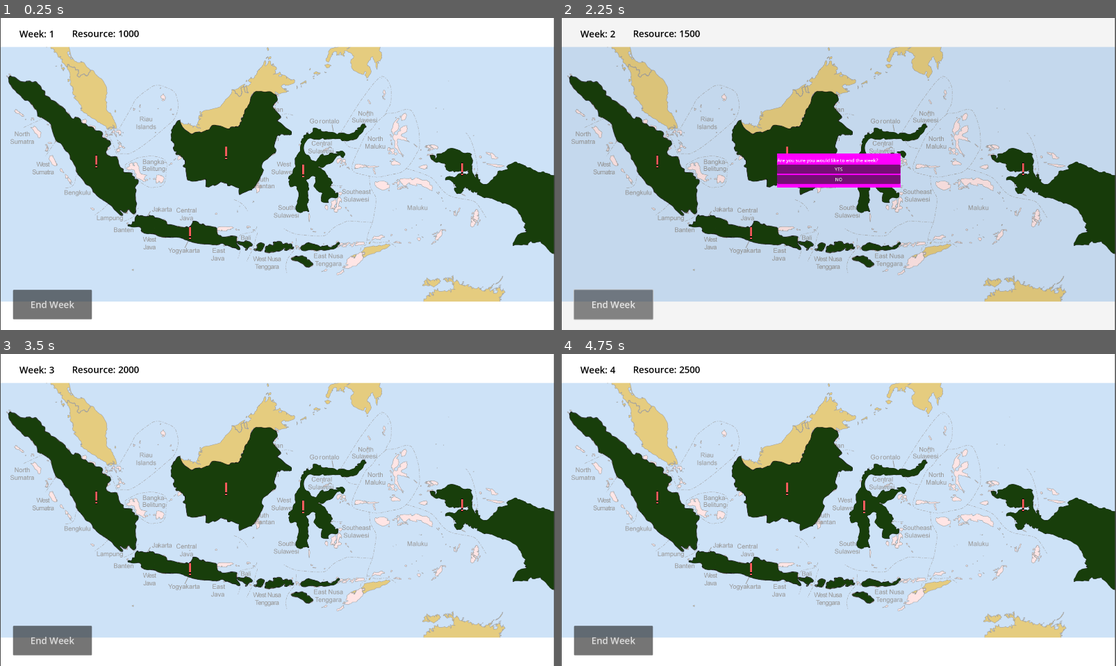
Above: before the commit, frames 1-4 (two rows, left to right).
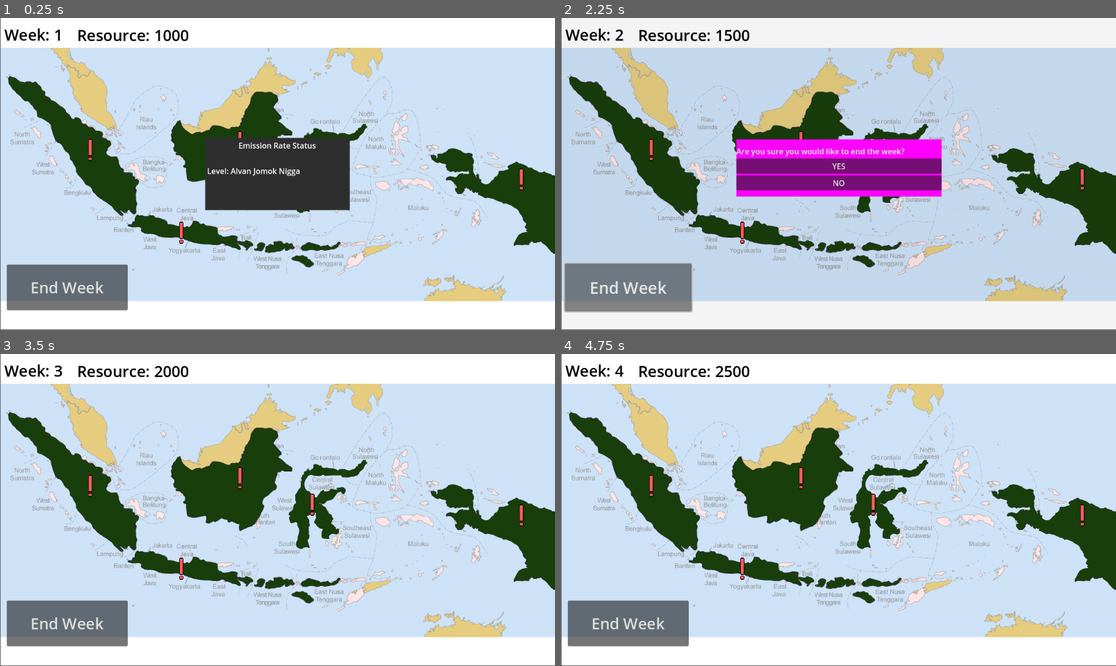
Above: after the commit, the same moments.

Repository: SSSalvan/O.M.G.A.M.M.A
Game: Godot game, scene res://scenes/main_gameplay.tscn
Two runs of this game, one before a commit and one after it. Both use one fixed random seed, a clock stepped at 60 frames per second and the inputs below. This scene is started directly instead of the project's main scene.
Inputs:
- Up to frame 1 (0.25 s): no input
- Up to frame 2 (2.25 s): click "End Week" at 0.5 s; click "YES" at 1.25 s; click "End Week" at 2 s
- Up to frame 3 (3.5 s): click "YES" at 2.75 s
- Up to frame 4 (4.75 s): click "End Week" at 3.5 s; click "YES" at 4.25 s

The runs differ from the first frame. In frame 1, 14% of the frame differs, in the area x 0-100%, y 0-100%; in frame 2, 13%; in frame 3, 8.8%; in frame 4, 8.8%.

Commit message:
Hover Show emission staus report

Diff:
--- a/calamity-control/project.godot
+++ b/calamity-control/project.godot
@@ -15,11 +15,9 @@
 config/features=PackedStringArray("4.3", "Forward Plus")
 config/icon="res://icon.svg"
 
-[display]
+[autoload]
 
-window/size/viewport_width=1920
-window/size/viewport_height=1080
-window/size/mode=4
+EmissionRateStatusPopup="*res://scenes/emission_rate_status_popup.tscn"
 
 [editor]
 
--- /dev/null
+++ b/calamity-control/scenes/emission_rate_status_popup.tscn
@@ -0,0 +1,40 @@
+[gd_scene load_steps=2 format=3 uid="uid://c85b04p6p35b4"]
+
+[sub_resource type="GDScript" id="GDScript_t7vq8"]
+script/source = "extends Control
+
+func StatusPopup(slot, item):
+	%EmissionRatePopUp.popup()
+
+func HideStatusPopup():
+	%EmissionRatePopUp.hide()
+"
+
+[node name="EmissionRateStatusPopup" type="Control"]
+layout_mode = 3
+anchors_preset = 0
+script = SubResource("GDScript_t7vq8")
+
+[node name="UI" type="CanvasLayer" parent="."]
+
+[node name="EmissionRatePopUp" type="PopupPanel" parent="UI"]
+unique_name_in_owner = true
+initial_position = 1
+size = Vector2i(300, 150)
+visible = true
+
+[node name="VBoxContainer" type="VBoxContainer" parent="UI/EmissionRatePopUp"]
+offset_left = 4.0
+offset_top = 4.0
+offset_right = 296.0
+offset_bottom = 146.0
+
+[node name="Label" type="Label" parent="UI/EmissionRatePopUp/VBoxContainer"]
+layout_mode = 2
+text = "Emission Rate Status"
+horizontal_alignment = 1
+
+[node name="Label2" type="Label" parent="UI/EmissionRatePopUp/VBoxContainer"]
+layout_mode = 2
+text = "
+Level: Alvan Jomok Nigga"
--- a/calamity-control/scenes/main_gameplay.tscn
+++ b/calamity-control/scenes/main_gameplay.tscn
@@ -1,14 +1,15 @@
-[gd_scene load_steps=7 format=3 uid="uid://ckdb64dsm6e8e"]
+[gd_scene load_steps=8 format=3 uid="uid://ckdb64dsm6e8e"]
 
 [ext_resource type="Texture2D" uid="uid://b6kte0p5qx4oy" path="res://assets/sprites/Indomap.png" id="1_o62m6"]
 [ext_resource type="Script" path="res://scripts/game_manager.gd" id="2_qg8ic"]
-[ext_resource type="Texture2D" uid="uid://op1m8qxb0iuq" path="res://assets/ui/Placeholder UI/Zhong_Xina.jpg" id="2_rvc38"]
 [ext_resource type="Texture2D" uid="uid://cnh1fpbju5oaf" path="res://assets/sprites/c28d9b63d3255b4355e0f4b18e3e80e5_t-Photoroom.png" id="3_xa1hq"]
 [ext_resource type="Script" path="res://scripts/province.gd" id="4_r8kal"]
+[ext_resource type="Script" path="res://scripts/animation_component.gd" id="5_a34ut"]
+[ext_resource type="PackedScene" uid="uid://dd23rciicmnkt" path="res://scenes/slot.tscn" id="6_04qc1"]
 
 [sub_resource type="CapsuleShape2D" id="CapsuleShape2D_r640c"]
 radius = 55.3432
-height = 361.506
+height = 325.149
 
 [node name="MainGameplay" type="Node2D"]
 
@@ -20,29 +21,13 @@
 metadata/_edit_use_anchors_ = true
 
 [node name="MapBackground" type="TextureRect" parent="Images"]
-layout_mode = 1
-anchors_preset = -1
-anchor_left = -9.575
-anchor_top = -5.475
-anchor_right = 9.5
-anchor_bottom = 5.425
+layout_mode = 0
 offset_left = -575.0
 offset_top = -324.0
 offset_right = 576.0
 offset_bottom = 323.0
 texture = ExtResource("1_o62m6")
 expand_mode = 2
-metadata/_edit_use_anchors_ = true
-
-[node name="Player_facecam" type="TextureRect" parent="Images"]
-visible = false
-layout_mode = 0
-offset_left = 394.0
-offset_top = 142.0
-offset_right = 575.0
-offset_bottom = 323.0
-texture = ExtResource("2_rvc38")
-expand_mode = 1
 
 [node name="GameManager" type="Node" parent="."]
 script = ExtResource("2_qg8ic")
@@ -50,31 +35,59 @@
 [node name="Area2D" type="Area2D" parent="GameManager"]
 
 [node name="CollisionShape2D" type="CollisionShape2D" parent="GameManager/Area2D"]
-position = Vector2(-627, -44)
+position = Vector2(-405, -60)
 rotation = -0.825563
 shape = SubResource("CapsuleShape2D_r640c")
+
+[node name="Sumatra" type="Sprite2D" parent="GameManager"]
+position = Vector2(-388, -50)
+scale = Vector2(0.108824, 0.142647)
+texture = ExtResource("3_xa1hq")
+script = ExtResource("4_r8kal")
+
+[node name="Kalimantan" type="Sprite2D" parent="GameManager"]
+position = Vector2(-77, -66)
+scale = Vector2(0.108824, 0.142647)
+texture = ExtResource("3_xa1hq")
+script = ExtResource("4_r8kal")
+
+[node name="Papua" type="Sprite2D" parent="GameManager"]
+position = Vector2(507, 11)
+scale = Vector2(0.108824, 0.142647)
+texture = ExtResource("3_xa1hq")
+script = ExtResource("4_r8kal")
+
+[node name="Jawa" type="Sprite2D" parent="GameManager"]
+position = Vector2(-199, 122)
+scale = Vector2(0.108824, 0.142647)
+texture = ExtResource("3_xa1hq")
+script = ExtResource("4_r8kal")
+
+[node name="Sulawesi" type="Sprite2D" parent="GameManager"]
+position = Vector2(73, -11)
+scale = Vector2(0.108824, 0.142647)
+texture = ExtResource("3_xa1hq")
+script = ExtResource("4_r8kal")
 
 [node name="Camera2D" type="Camera2D" parent="GameManager"]
 
 [node name="Week Counter" type="Label" parent="GameManager"]
-offset_left = -893.0
-offset_top = -508.0
-offset_right = -773.0
-offset_bottom = -463.0
+offset_left = -567.0
+offset_top = -312.0
+offset_right = -447.0
+offset_bottom = -267.0
 theme_override_colors/font_color = Color(0, 0, 0, 1)
 theme_override_font_sizes/font_size = 32
 text = "Week: x"
-metadata/_edit_use_anchors_ = true
 
 [node name="Resource Counter" type="Label" parent="GameManager"]
-offset_left = -711.0
-offset_top = -509.0
-offset_right = -534.0
-offset_bottom = -464.0
+offset_left = -416.0
+offset_top = -311.0
+offset_right = -296.0
+offset_bottom = -266.0
 theme_override_colors/font_color = Color(0, 0, 0, 1)
 theme_override_font_sizes/font_size = 32
 text = "Resource: x"
-metadata/_edit_use_anchors_ = true
 
 [node name="User Interface" type="Control" parent="GameManager"]
 layout_mode = 3
@@ -83,49 +96,54 @@
 offset_top = 179.0
 offset_right = -537.0
 offset_bottom = 219.0
-metadata/_edit_use_anchors_ = true
-
-[node name="Sumatra" type="Sprite2D" parent="GameManager/User Interface"]
-position = Vector2(-53, -222)
-scale = Vector2(0.108824, 0.142647)
-texture = ExtResource("3_xa1hq")
-script = ExtResource("4_r8kal")
-
-[node name="Kalimantan" type="Sprite2D" parent="GameManager/User Interface"]
-position = Vector2(396, -252)
-scale = Vector2(0.108824, 0.142647)
-texture = ExtResource("3_xa1hq")
-script = ExtResource("4_r8kal")
-
-[node name="Papua" type="Sprite2D" parent="GameManager/User Interface"]
-position = Vector2(1212, -196)
-scale = Vector2(0.108824, 0.142647)
-texture = ExtResource("3_xa1hq")
-script = ExtResource("4_r8kal")
-
-[node name="Jawa" type="Sprite2D" parent="GameManager/User Interface"]
-position = Vector2(271, 25)
-scale = Vector2(0.108824, 0.142647)
-texture = ExtResource("3_xa1hq")
-script = ExtResource("4_r8kal")
-
-[node name="Sulawesi" type="Sprite2D" parent="GameManager/User Interface"]
-position = Vector2(662, -190)
-scale = Vector2(0.108824, 0.142647)
-texture = ExtResource("3_xa1hq")
-script = ExtResource("4_r8kal")
 
 [node name="End Week" type="Button" parent="GameManager/User Interface"]
-layout_mode = 1
-anchors_preset = -1
-anchor_left = -9.5
-anchor_top = 5.55
-anchor_right = -9.5
-anchor_bottom = 5.55
-offset_right = 273.0
-offset_bottom = 102.0
+layout_mode = 0
+offset_left = 11.0
+offset_top = 9.0
+offset_right = 262.0
+offset_bottom = 104.0
 theme_override_font_sizes/font_size = 32
 text = "End Week"
-metadata/_edit_use_anchors_ = true
+
+[node name="AnimationComponent" type="Node" parent="GameManager/User Interface/End Week"]
+script = ExtResource("5_a34ut")
+hover_scale = Vector2(1.05, 1.05)
+transition_type = 6
+
+[node name="Slot" parent="GameManager" instance=ExtResource("6_04qc1")]
+modulate = Color(1, 1, 1, 0)
+offset_left = -422.0
+offset_top = -86.0
+offset_right = -1509.0
+offset_bottom = -662.0
+
+[node name="Slot2" parent="GameManager" instance=ExtResource("6_04qc1")]
+modulate = Color(1, 1, 1, 0)
+offset_left = 48.0
+offset_top = -48.0
+offset_right = -1057.0
+offset_bottom = -626.0
+
+[node name="Slot3" parent="GameManager" instance=ExtResource("6_04qc1")]
+modulate = Color(1, 1, 1, 0)
+offset_left = -221.0
+offset_top = 73.0
+offset_right = -1272.0
+offset_bottom = -469.0
+
+[node name="Slot4" parent="GameManager" instance=ExtResource("6_04qc1")]
+modulate = Color(1, 1, 1, 0)
+offset_left = 454.0
+offset_top = -34.0
+offset_right = -599.0
+offset_bottom = -584.0
+
+[node name="Slot5" parent="GameManager" instance=ExtResource("6_04qc1")]
+modulate = Color(1, 1, 1, 0)
+offset_left = -112.0
+offset_top = -106.0
+offset_right = -1197.0
+offset_bottom = -680.0
 
 [connection signal="pressed" from="GameManager/User Interface/End Week" to="GameManager" method="_on_end_week_pressed"]
--- a/calamity-control/scenes/main_menu.tscn
+++ b/calamity-control/scenes/main_menu.tscn
@@ -1,11 +1,10 @@
-[gd_scene load_steps=7 format=3 uid="uid://drx37bmj2egrr"]
+[gd_scene load_steps=6 format=3 uid="uid://drx37bmj2egrr"]
 
 [ext_resource type="Script" path="res://scripts/main_menu.gd" id="1_0fjxs"]
 [ext_resource type="StyleBox" uid="uid://d0t507jbbigq3" path="res://assets/ui/Placeholder UI/placeholder_button_stylebox_hover.tres" id="1_21kk1"]
 [ext_resource type="Texture2D" uid="uid://dj5vbufgspbxx" path="res://assets/ui/Placeholder UI/elmo.jpg" id="2_48kog"]
 [ext_resource type="StyleBox" uid="uid://qngkfnkus1j1" path="res://assets/ui/Placeholder UI/placeholder_button_stylebox.tres" id="2_ljbj3"]
 [ext_resource type="Texture2D" uid="uid://b6kte0p5qx4oy" path="res://assets/sprites/Indomap.png" id="2_p32y5"]
-[ext_resource type="Texture2D" uid="uid://djy65h7udywt4" path="res://assets/ui/mainMenu.png" id="4_4i31w"]
 
 [node name="MainMenu" type="Node2D"]
 
@@ -27,7 +26,6 @@
 metadata/_edit_use_anchors_ = true
 
 [node name="IndoMap" type="TextureRect" parent="MainMenu/Images"]
-visible = false
 z_index = -1
 layout_mode = 0
 offset_left = -586.0
@@ -40,32 +38,45 @@
 [node name="Elmo" type="TextureRect" parent="MainMenu/Images"]
 z_index = -1
 layout_mode = 0
-offset_left = -482.0
-offset_top = -551.0
-offset_right = 961.0
-offset_bottom = 358.0
+offset_left = -390.0
+offset_top = 152.0
+offset_right = 316.0
+offset_bottom = 331.0
 texture = ExtResource("2_48kog")
-expand_mode = 1
-
-[node name="TextureRect" type="TextureRect" parent="MainMenu/Images"]
-layout_mode = 0
-offset_left = -963.0
-offset_top = -538.0
-offset_right = 961.0
-offset_bottom = 538.0
-texture = ExtResource("4_4i31w")
 expand_mode = 1
 
 [node name="VBoxContainer" type="VBoxContainer" parent="MainMenu"]
 layout_mode = 0
 offset_left = -477.0
 offset_top = -102.0
-offset_right = -222.0
-offset_bottom = 76.0
+offset_right = -179.0
+offset_bottom = 87.0
 theme_override_constants/separation = 15
 
+[node name="Play Game" type="Button" parent="MainMenu/VBoxContainer"]
+layout_mode = 2
+theme_override_font_sizes/font_size = 32
+theme_override_styles/hover = ExtResource("1_21kk1")
+theme_override_styles/normal = ExtResource("2_ljbj3")
+text = "Play Game"
+
+[node name="Settings" type="Button" parent="MainMenu/VBoxContainer"]
+layout_mode = 2
+theme_override_font_sizes/font_size = 32
+theme_override_styles/hover = ExtResource("1_21kk1")
+theme_override_styles/normal = ExtResource("2_ljbj3")
+text = "Settings
+"
+
+[node name="Exit Game" type="Button" parent="MainMenu/VBoxContainer"]
+layout_mode = 2
+theme_override_font_sizes/font_size = 32
+theme_override_styles/hover = ExtResource("1_21kk1")
+theme_override_styles/normal = ExtResource("2_ljbj3")
+text = "Exit Game
+"
+
 [node name="Title" type="Label" parent="MainMenu"]
-visible = false
 layout_mode = 0
 offset_left = -315.0
 offset_top = -286.0
@@ -75,40 +86,4 @@
 theme_override_font_sizes/font_size = 64
 text = "CALAMITY CONTROL"
 
-[node name="Play Game" type="Button" parent="MainMenu"]
-layout_mode = 2
-offset_left = -910.0
-offset_top = 420.0
-offset_right = -709.0
-offset_bottom = 482.0
-theme_override_font_sizes/font_size = 32
-theme_override_styles/hover = ExtResource("1_21kk1")
-theme_override_styles/normal = ExtResource("2_ljbj3")
-text = "Play Game"
-
-[node name="Settings" type="Button" parent="MainMenu"]
-layout_mode = 2
-offset_left = -531.0
-offset_top = 419.0
-offset_right = -307.0
-offset_bottom = 489.0
-theme_override_font_sizes/font_size = 32
-theme_override_styles/hover = ExtResource("1_21kk1")
-theme_override_styles/normal = ExtResource("2_ljbj3")
-text = "Settings
-"
-
-[node name="Exit Game" type="Button" parent="MainMenu"]
-layout_mode = 2
-offset_left = 702.0
-offset_top = 424.0
-offset_right = 908.0
-offset_bottom = 494.0
-theme_override_font_sizes/font_size = 32
-theme_override_styles/hover = ExtResource("1_21kk1")
-theme_override_styles/normal = ExtResource("2_ljbj3")
-text = "Exit Game
-"
-
-[connection signal="pressed" from="MainMenu/Play Game" to="MainMenu" method="_on_play_game_pressed"]
-[connection signal="pressed" from="MainMenu/Exit Game" to="MainMenu" method="_on_exit_game_pressed"]
+[connection signal="pressed" from="MainMenu/VBoxContainer/Play Game" to="MainMenu" method="_on_play_game_pressed"]
--- /dev/null
+++ b/calamity-control/scenes/slot.tscn
@@ -0,0 +1,24 @@
+[gd_scene load_steps=2 format=3 uid="uid://dd23rciicmnkt"]
+
+[ext_resource type="Script" path="res://scripts/slot.gd" id="1_uv4db"]
+
+[node name="Slot" type="PanelContainer"]
+anchors_preset = 15
+anchor_right = 1.0
+anchor_bottom = 1.0
+offset_right = -1011.0
+offset_bottom = -515.0
+grow_horizontal = 2
+grow_vertical = 2
+script = ExtResource("1_uv4db")
+
+[node name="TextureRect" type="TextureRect" parent="."]
+layout_mode = 2
+
+[node name="Panel" type="Panel" parent="."]
+show_behind_parent = true
+layout_mode = 2
+mouse_filter = 1
+
+[connection signal="mouse_entered" from="." to="." method="_on_mouse_entered"]
+[connection signal="mouse_exited" from="." to="." method="_on_mouse_exited"]
--- /dev/null
+++ b/calamity-control/scripts/Popups.gd
@@ -0,0 +1,7 @@
+extends Control
+
+func StatusPopup(slot, item):
+	%ItemPopup.popup()
+
+func HideItemPopup():
+	%ItemPopup.hide()
--- /dev/null
+++ b/calamity-control/scripts/animation_component.gd
@@ -0,0 +1,36 @@
+class_name AnimationComponent extends Node
+
+@export var from_center : bool = true
+@export var hover_scale : Vector2 = Vector2(1, 1)
+@export var time : float = 0.1
+@export var transition_type : Tween.TransitionType
+
+var target : Control
+var default_scale : Vector2
+
+# Called when the node enters the scene tree for the first time.
+func _ready() -> void:
+	target = get_parent()
+	connect_signals()
+	call_deferred("setup")
+
+func connect_signals() -> void:
+	target.mouse_entered.connect(on_hover)
+	target.mouse_exited.connect(off_hover)
+
+
+func setup() -> void:
+	if from_center:
+		target.pivot_offset = target.size / 2
+	default_scale = target.scale
+
+# Called every frame. 'delta' is the elapsed time since the previous frame.
+func on_hover() -> void:
+	add_tween("scale", hover_scale, time)
+
+func off_hover() -> void:
+	add_tween("scale", default_scale, time)
+
+func add_tween(property: String, value, seconds: float) -> void:
+	var tween = get_tree().create_tween()
+	tween.tween_property(target, property, value, seconds).set_trans(transition_type)
--- /dev/null
+++ b/calamity-control/scripts/slot.gd
@@ -0,0 +1,9 @@
+extends PanelContainer
+
+
+func _on_mouse_entered() -> void:
+	EmissionRateStatusPopup.StatusPopup(null, null)
+
+
+func _on_mouse_exited() -> void:
+	EmissionRateStatusPopup.HideStatusPopup()
Not shown, added: calamity-control/assets/ui/Menu Button.png.import
Not shown, added: calamity-control/assets/ui/Menu_fixture.png.import
Not shown, added: calamity-control/assets/ui/Menu_logo.png.import
